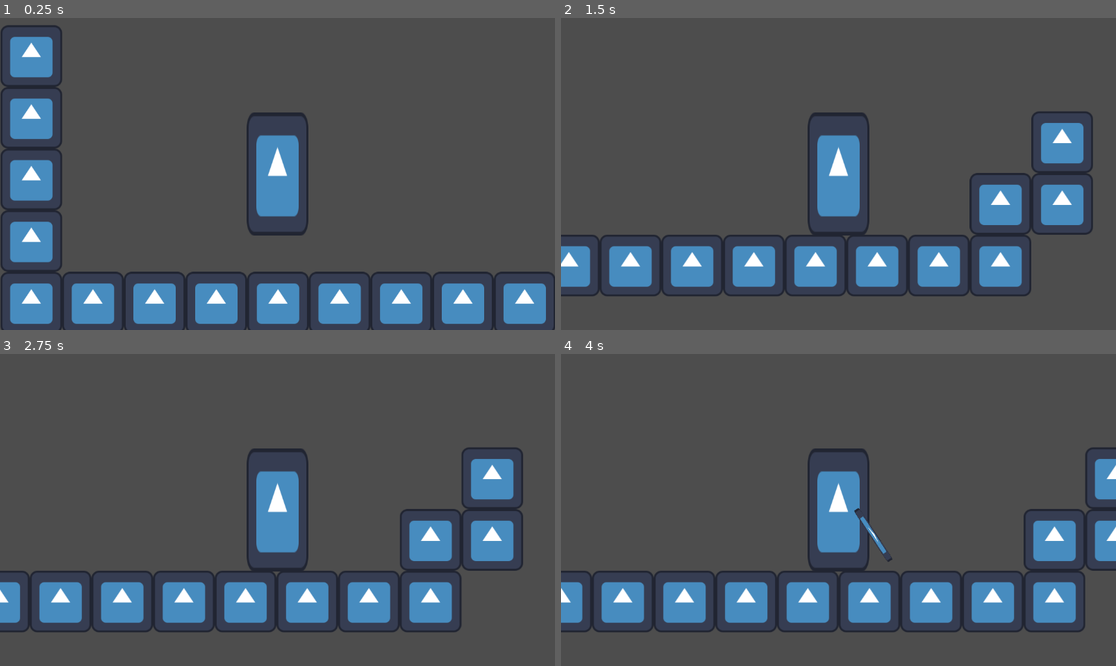
Above: before the commit, frames 1-4 (two rows, left to right).
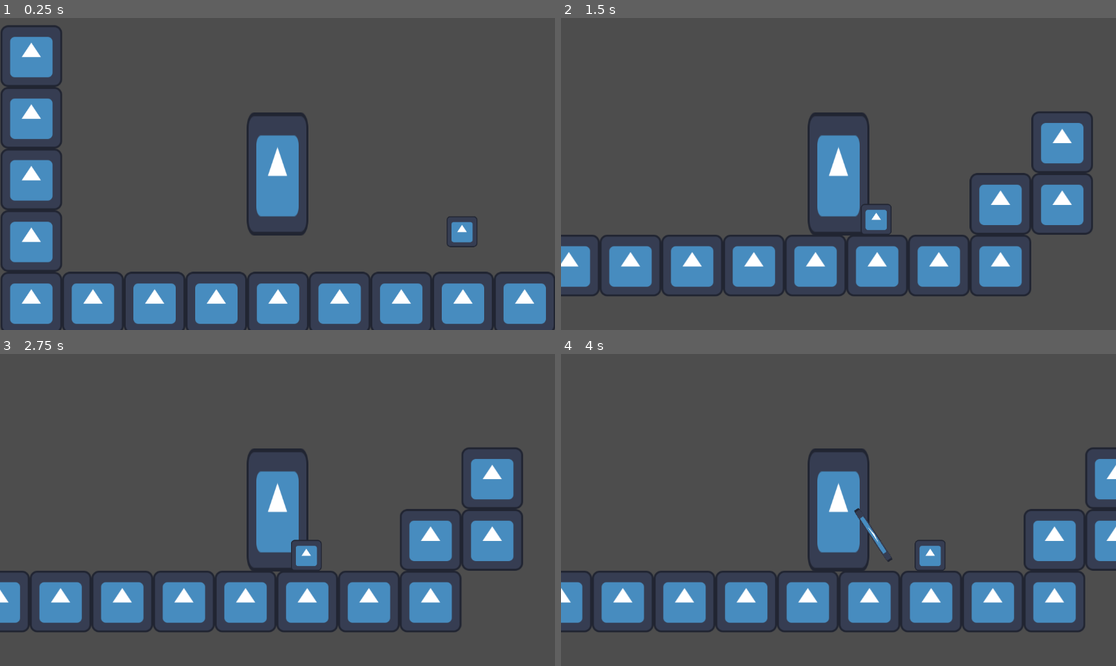
Above: after the commit, the same moments.

Repository: franmatijevic/GreekPlatformer
Game: Godot game, scene res://src/levels/generic_level.tscn
The game is run twice, just before and just after one commit, with the same random seed, the same clock (stepped at 60 frames per second) and the same inputs. The engine's default icon, where the game draws it, is replaced by a stand-in: a white triangle on a blue panel in a dark square.
Inputs:
- Up to frame 1 (0.25 s): no input
- Up to frame 2 (1.5 s): hold D (right) from 0.53 s (still down); tap Q (drop_item, bound only after the commit) at 0.6 s; tap W (up) at 0.77, 1.07 s; tap E (pick_up_item, bound only after the commit) at 0.8, 1.35 s
- Up to frame 3 (2.75 s): tap W (up) at 1.52, 1.55, 1.82, 2.1 s; release D (right) at 2.03 s; hold A (left) from 2.03 s (still down); tap Q (drop_item, bound only after the commit) at 2.3 s
- Up to frame 4 (4 s): release A (left) at 2.78 s; hold D (right) from 2.78 s (still down); tap F (shoot) at 2.85 s; tap W (up) at 3.02, 3.32, 3.77, 3.8 s; tap E (pick_up_item, bound only after the commit) at 3.05 s; tap Q (drop_item, bound only after the commit) at 3.6 s

The runs differ from the first frame. In frame 1, 0.3% of the frame differs, in the area x 80-86%, y 63-74%; in frame 2, 0.3%; in frame 3, 0.4%, in the area x 52-58%, y 59-70%; in frame 4, 0.3%.

Commit message:
Basic picking up and dropping down
Added the mechanic for player to pick up and drop down certain items.

Diff:
--- a/greekplatformer/project.godot
+++ b/greekplatformer/project.godot
@@ -37,14 +37,24 @@
 "events": [Object(InputEventKey,"resource_local_to_scene":false,"resource_name":"","device":-1,"window_id":0,"alt_press …(192 unchanged characters)…
 ]
 }
-pick_up={
-"deadzone": 0.5,
-"events": [Object(InputEventKey,"resource_local_to_scene":false,"resource_name":"","device":-1,"window_id":0,"alt_pressed":false,"shift_pressed":false,"ctrl_pressed":false,"meta_pressed":false,"pressed":false,"keycode":0,"physical_keycode":32,"key_label":0,"unicode":32,"location":0,"echo":false,"script":null)
-]
-}
 shoot={
 "deadzone": 0.5,
 "events": [Object(InputEventKey,"resource_local_to_scene":false,"resource_name":"","device":-1,"window_id":0,"alt_press …(192 unchanged characters)…
+]
+}
+pick_up_item={
+"deadzone": 0.5,
+"events": [Object(InputEventKey,"resource_local_to_scene":false,"resource_name":"","device":-1,"window_id":0,"alt_pressed":false,"shift_pressed":false,"ctrl_pressed":false,"meta_pressed":false,"pressed":false,"keycode":0,"physical_keycode":69,"key_label":0,"unicode":101,"location":0,"echo":false,"script":null)
+]
+}
+drop_item={
+"deadzone": 0.5,
+"events": [Object(InputEventKey,"resource_local_to_scene":false,"resource_name":"","device":-1,"window_id":0,"alt_pressed":false,"shift_pressed":false,"ctrl_pressed":false,"meta_pressed":false,"pressed":false,"keycode":0,"physical_keycode":81,"key_label":0,"unicode":113,"location":0,"echo":false,"script":null)
+]
+}
+throw_item={
+"deadzone": 0.5,
+"events": [Object(InputEventKey,"resource_local_to_scene":false,"resource_name":"","device":-1,"window_id":0,"alt_pressed":false,"shift_pressed":false,"ctrl_pressed":false,"meta_pressed":false,"pressed":false,"keycode":0,"physical_keycode":32,"key_label":0,"unicode":32,"location":0,"echo":false,"script":null)
 ]
 }
 
--- /dev/null
+++ b/greekplatformer/src/items/itemScripts/throwable.gd
@@ -0,0 +1,25 @@
+extends RigidBody2D
+
+var pickedUp:bool = false
+@onready var player = get_node("../Player")
+
+func _physics_process(delta):
+	if pickedUp:
+		self.position = player.get_node("Marker2D").global_position
+
+
+func _input(event):
+	if Input.is_action_just_pressed("pick_up_item"):
+		var bodies = $Area2D.get_overlapping_bodies()
+		for body in bodies:
+			if body.name == "Player" and player.canPickUp == true:
+				pickedUp = true
+				player.canPickUp = false
+
+	if Input.is_action_just_pressed("drop_item"):
+		pickedUp = false
+		player.canPickUp = true
+		if player.get_node("Icon").flip_h == false:
+			apply_impulse(Vector2(), Vector2(90, -10))
+		else:
+			apply_impulse(Vector2(), Vector2(-90, -10))
--- /dev/null
+++ b/greekplatformer/src/items/rock.tscn
@@ -0,0 +1,31 @@
+[gd_scene load_steps=5 format=3 uid="uid://bajynjcw0ua61"]
+
+[ext_resource type="Texture2D" uid="uid://dfe6s34tiobkl" path="res://icon.svg" id="1_nnjah"]
+[ext_resource type="Script" path="res://src/items/itemScripts/throwable.gd" id="1_nq7h8"]
+
+[sub_resource type="RectangleShape2D" id="RectangleShape2D_3lx66"]
+size = Vector2(127, 128)
+
+[sub_resource type="RectangleShape2D" id="RectangleShape2D_af1kj"]
+size = Vector2(82, 76)
+
+[node name="RigidBody2D" type="RigidBody2D"]
+collision_layer = 3
+collision_mask = 0
+lock_rotation = true
+script = ExtResource("1_nq7h8")
+
+[node name="Sprite2D" type="Sprite2D" parent="."]
+scale = Vector2(0.5, 0.5)
+texture = ExtResource("1_nnjah")
+
+[node name="CollisionShape2D" type="CollisionShape2D" parent="."]
+position = Vector2(-0.5, 0)
+scale = Vector2(0.5, 0.5)
+shape = SubResource("RectangleShape2D_3lx66")
+one_way_collision_margin = 0.0
+
+[node name="Area2D" type="Area2D" parent="."]
+
+[node name="CollisionShape2D" type="CollisionShape2D" parent="Area2D"]
+shape = SubResource("RectangleShape2D_af1kj")
--- a/greekplatformer/src/levels/generic_level.tscn
+++ b/greekplatformer/src/levels/generic_level.tscn
@@ -1,7 +1,8 @@
-[gd_scene load_steps=5 format=4 uid="uid://dj8amtyq3pmuk"]
+[gd_scene load_steps=6 format=4 uid="uid://dj8amtyq3pmuk"]
 
 [ext_resource type="Texture2D" uid="uid://dfe6s34tiobkl" path="res://icon.svg" id="1_w8uqh"]
 [ext_resource type="PackedScene" uid="uid://dpk0rlxpn4h88" path="res://src/player/player.tscn" id="2_u6sfn"]
+[ext_resource type="PackedScene" uid="uid://bajynjcw0ua61" path="res://src/items/rock.tscn" id="3_a875u"]
 
 [sub_resource type="TileSetAtlasSource" id="TileSetAtlasSource_361e8"]
 texture = ExtResource("1_w8uqh")
@@ -23,3 +24,11 @@
 
 [node name="Player" parent="." instance=ExtResource("2_u6sfn")]
 position = Vector2(-321, -232)
+
+[node name="Rock" parent="." instance=ExtResource("3_a875u")]
+position = Vector2(62, -112)
+disable_mode = 2
+collision_layer = 1
+collision_mask = 2
+mass = 100.0
+lock_rotation = false
--- a/greekplatformer/src/player/player.gd
+++ b/greekplatformer/src/player/player.gd
@@ -10,6 +10,8 @@
 var coyoteBuffer:float=0
 var jumpBuffer:float=0
 var jumped:bool=false
+
+var canPickUp:bool = true
 
 var facing_direction:bool=true #true desno, false lijevo
 
--- a/greekplatformer/src/player/player.tscn
+++ b/greekplatformer/src/player/player.tscn
@@ -59,5 +59,8 @@
 scale = Vector2(1, 0.1)
 texture = ExtResource("1_40qey")
 
+[node name="Marker2D" type="Marker2D" parent="."]
+position = Vector2(0, -128)
+
 [connection signal="body_entered" from="DetectFloor" to="." method="_on_detect_floor_body_entered"]
 [connection signal="body_exited" from="DetectFloor" to="." method="_on_detect_floor_body_exited"]
